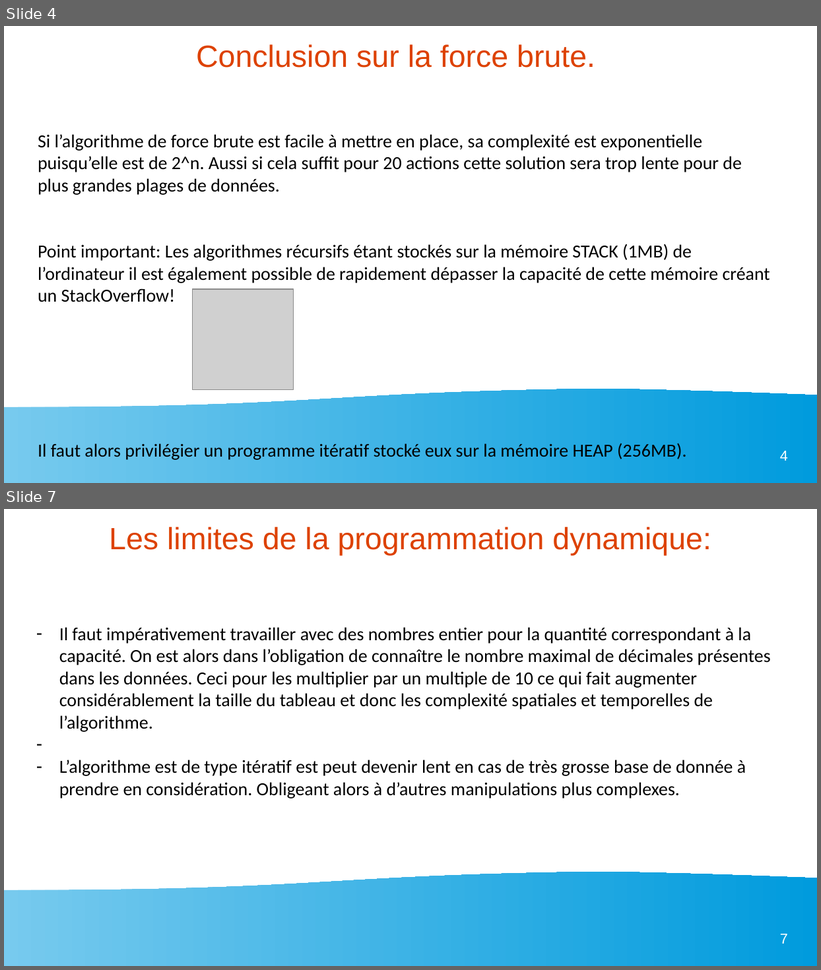
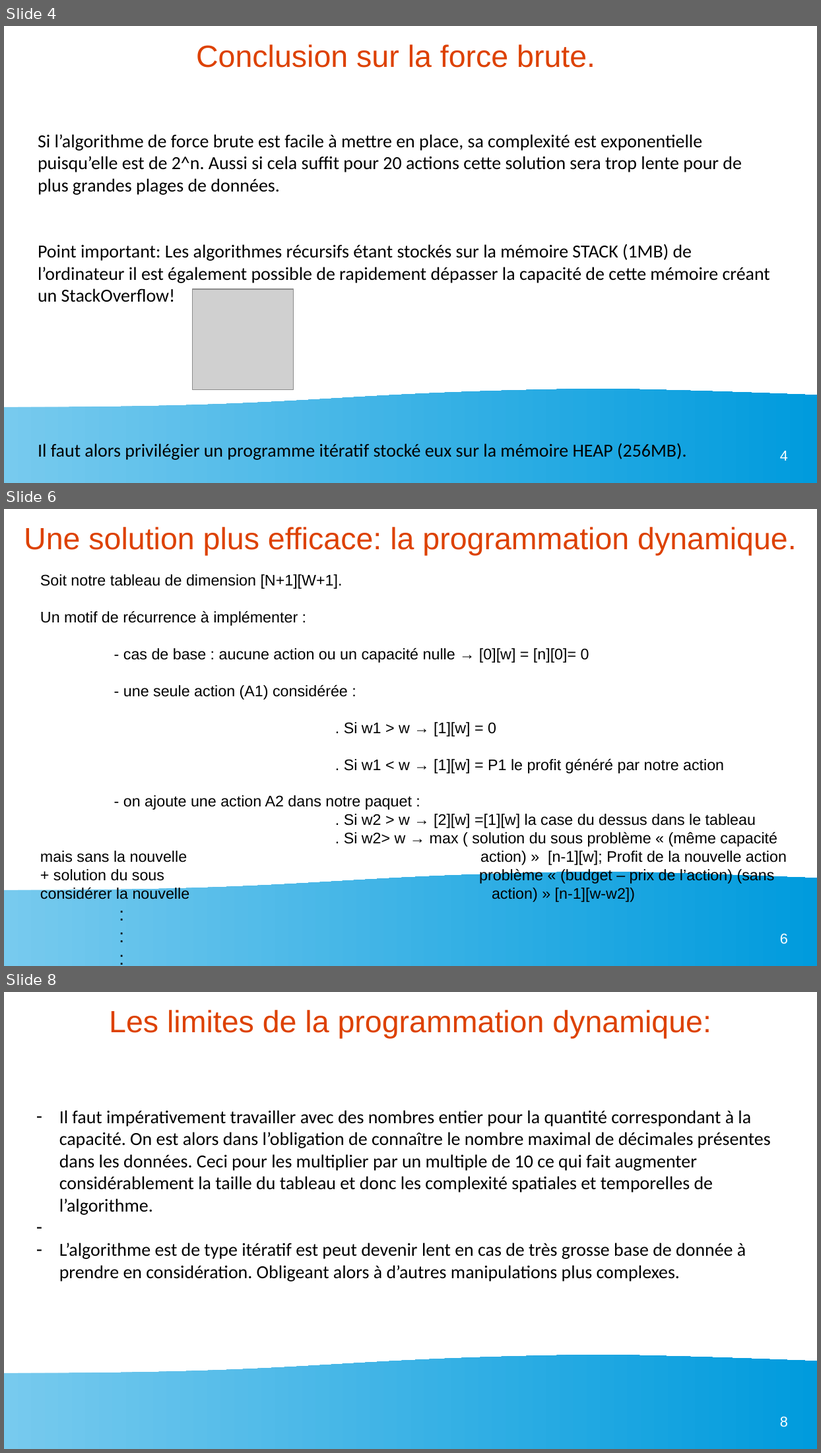
Before and after one commit to matthieu0guim/P7_Matthieu_Guimard, a slide deck: presentation sienna/présentation sienna.odp. Shown one above the other, each under a label of ours: slides 4 and 7 before the commit, slides 4, 6 and 8 after it; the slides between them are not shown. The pictures are 821x970 and 821x1453 pixels, drawn with LibreOffice and Linux fonts; fonts in the diff are those of the drawing; grey boxes stand for pictures. Boxes give left, top, right and bottom in pixels: in the first picture for what was removed or moved away, otherwise in the second. Text is boxed around its words. In the diff, an @@ line names an element or a change of style, - is before the commit and + after.

```diff
--- a/presentation sienna/présentation sienna.odp
+++ b/presentation sienna/présentation sienna.odp
@@ slide 6 added at (4,509,817,966), background #FFFFFF; not listed: 2 template elements that a slide beside it also shows @@
@@ text added at (24,527,797,556), 30 pt, text #DD4100 @@
+Une solution plus efficace: la programmation dynamique.
@@ text added at (40,574,787,902), 15 pt, text #000000 @@
+Soit notre tableau de dimension [N+1][W+1].
+Un motif de récurrence à implémenter :
+- cas de base : aucune action ou un capacité nulle → [0][w] = [n][0]= 0
+- une seule action (A1) considérée :
+. Si w1 > w → [1][w] = 0
+. Si w1 < w → [1][w] = P1 le profit généré par notre action
+- on ajoute une action A2 dans notre paquet :
+. Si w2 > w → [2][w] =[1][w] la case du dessus dans le tableau
+. Si w2> w → max ( solution du sous problème « (même capacité mais sans la nouvelle action) » [n-1][w]; Profit de la nouvelle action + solution du sous problème « (budget – prix de l’action) (sans considérer la nouvelle action) » [n-1][w-w2])
+:
+:
+:
@@ what was slide 7 is now slide 8 @@
@@ page number at (780,1417,788,1428): text changed @@
-7
+8
```
Also in this commit, not shown: 2 slides changed, 1 other file.
